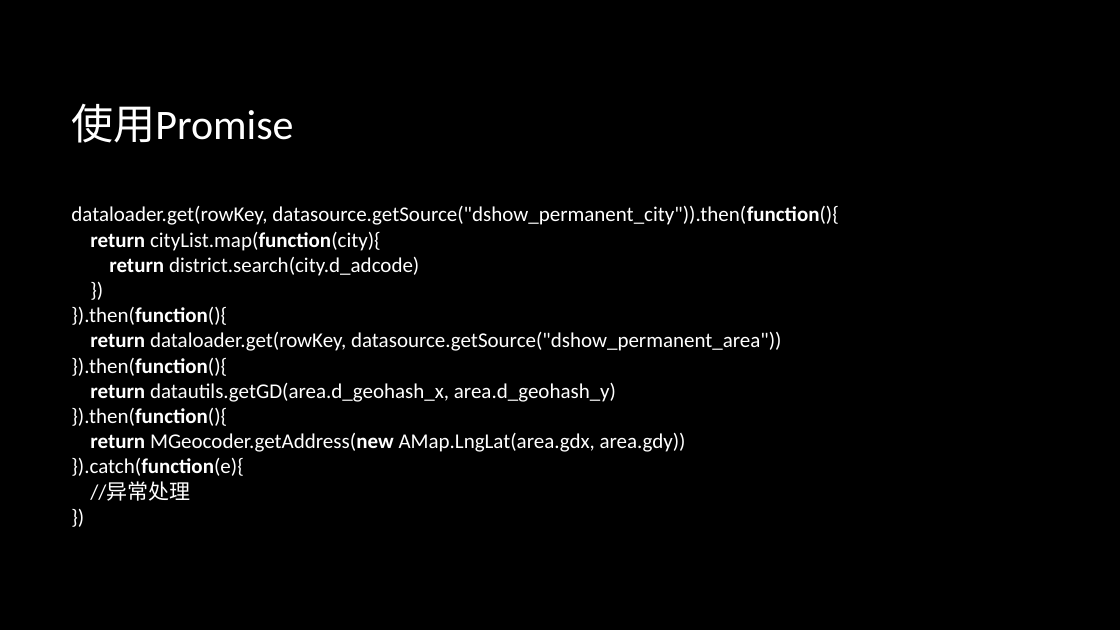
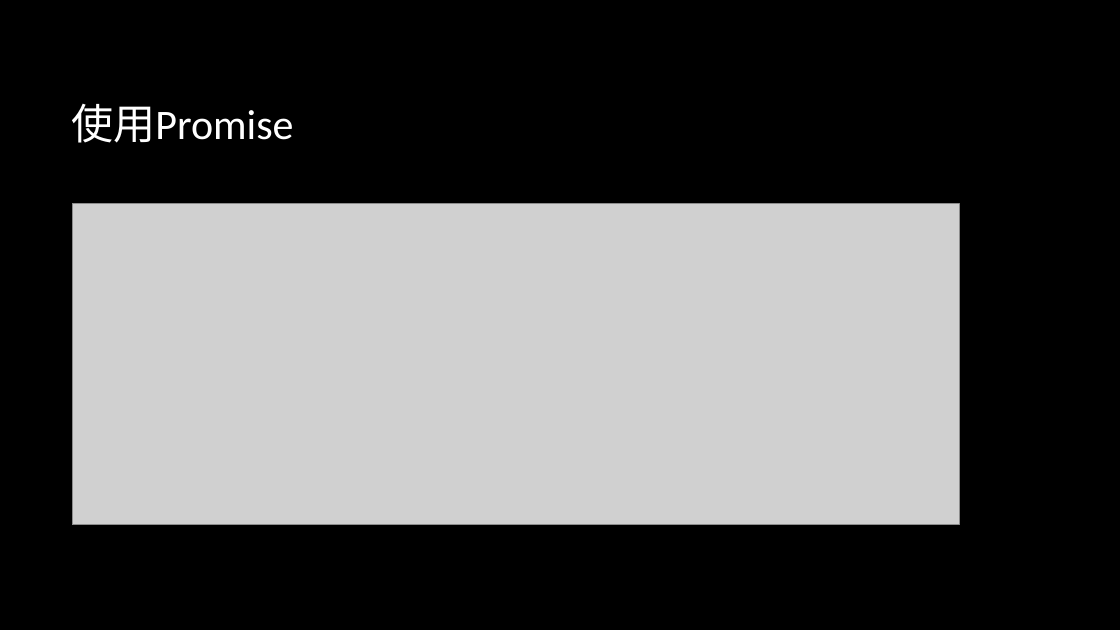
Before and after one commit to zhanglingkang/study, a slide deck: slide 26 of article/front-end/前端技术分享.pptx (slide 25 before the commit). Drawn at 1120x630 pixels with LibreOffice and Linux fonts; fonts in the diff are those of the drawing; grey boxes stand for pictures; background and template pictures are left out. Boxes give left, top, right and bottom in pixels: in the first picture for what was removed or moved away, otherwise in the second. Text is boxed around its words. In the diff, an @@ line names an element or a change of style, - is before the commit and + after.

```diff
--- a/article/front-end/前端技术分享.pptx
+++ b/article/front-end/前端技术分享.pptx
@@ text removed at [71,206,839,501] @@
-dataloader.get(rowKey, datasource.getSource("dshow_permanent_city")).then(function(){
-return cityList.map(function(city){
-return district.search(city.d_adcode)
-})
-}).then(function(){
-return dataloader.get(rowKey, datasource.getSource("dshow_permanent_area"))
-}).then(function(){
-return datautils.getGD(area.d_geohash_x, area.d_geohash_y)
-}).then(function(){
-return MGeocoder.getAddress(new AMap.LngLat(area.gdx, area.gdy))
-}).catch(function(e){
-//异常处理
-})
@@ picture added at [72,204,960,525] @@
```
Also in this commit, not shown: 4 other slides changed, 2 slides added, 1 slide removed.
